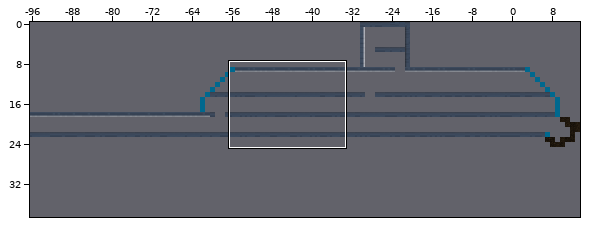
A Tiled map (JSON) gets an edit: levels/Mission01_scene04.json. The first picture is a wide view before the edit; the outline marks the close-up.
Close-up. First the earlier version:
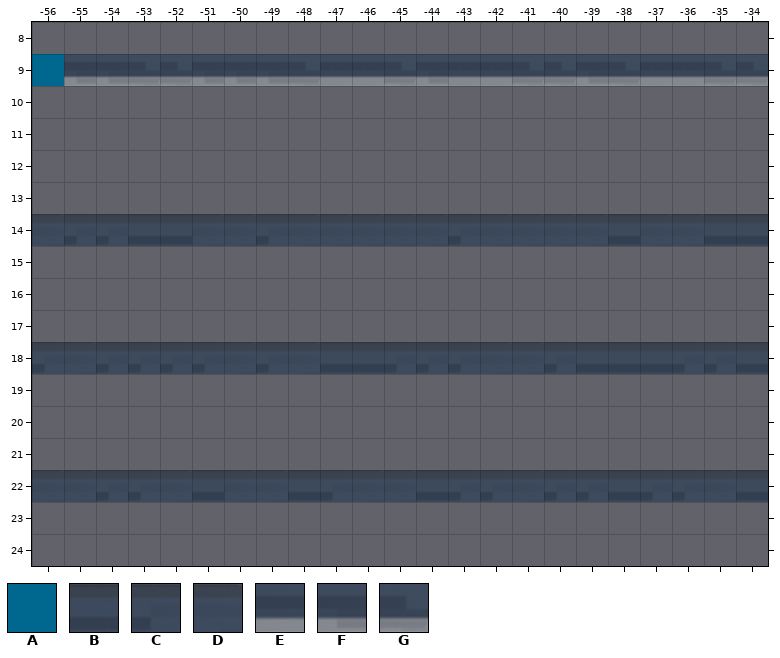
Cells are 128x128 px. Shown: x -56..-34, y 8..24. The commit also changed other parts of the map, which this record leaves out.
Key: from "Tileset_testroom": A 25, B 253, C 254, D 255, E 353, F 354, G 355.
_ is an empty cell.
Layers that did not change in this view are not listed.
Layer "Walls" before, first column x -56:
 8 _______________________
 9 AFFGGFFFGEEGFEEGGFGEEGG
10 _______________________
11 _______________________
12 _______________________
13 _______________________
14 DCCBBDDCDDDDDCDDDDBDDBB
15 _______________________
16 _______________________
17 _______________________
18 CDCCCCDCDBBCCCDDCBBBCCB
19 _______________________
20 _______________________
21 _______________________
22 DDCCDBDDBCDDBCCDCCBCCDB
23 _______________________
24 _______________________
The same view after the edit:
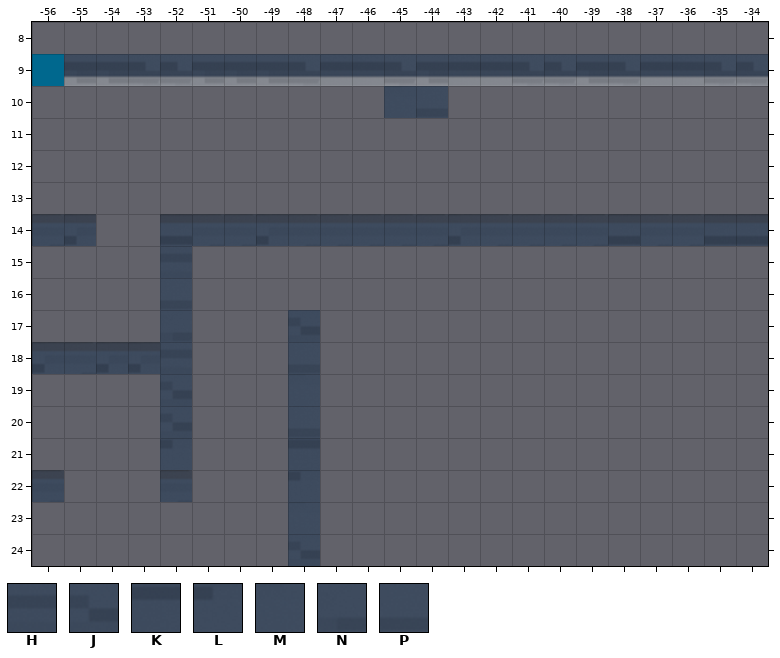
Further tiles: from "Tileset_testroom": H 278, J 279, K 303, L 304, M 305, N 329, P 330.
Diff:
{"where": "layer \"Walls\""}
{"y":10,"x":-45,"old":"__","new":"MP"}
{"y":14,"x":-54,"old":"CB","new":"__"}
{"y":15,"x":-52,"old":"_","new":"H"}
{"y":16,"x":-52,"old":"_","new":"P"}
{"y":17,"x":-52,"old":"_","new":"N"}
{"y":17,"x":-48,"old":"_","new":"J"}
{"y":18,"x":-51,"old":"CDC","new":"___"}
{"y":18,"x":-47,"old":"BBCCCDDCBBBCCB","new":"______________"}
{"y":19,"x":-52,"old":"_","new":"J"}
{"y":19,"x":-48,"old":"_","new":"M"}
{"y":20,"x":-52,"old":"_","new":"J"}
{"y":20,"x":-48,"old":"_","new":"P"}
{"y":21,"x":-52,"old":"_","new":"L"}
{"y":21,"x":-48,"old":"_","new":"K"}
{"y":22,"x":-55,"old":"DCC","new":"___"}
{"y":22,"x":-51,"old":"BDD","new":"___"}
{"y":22,"x":-47,"old":"CDDBCCDCCBCCDB","new":"______________"}
{"y":23,"x":-48,"old":"_","new":"M"}
{"y":24,"x":-48,"old":"_","new":"J"}
{"label":"added","picture_box":[384,86,448,118]}
{"label":"changed","picture_box":[64,214,768,566]}
